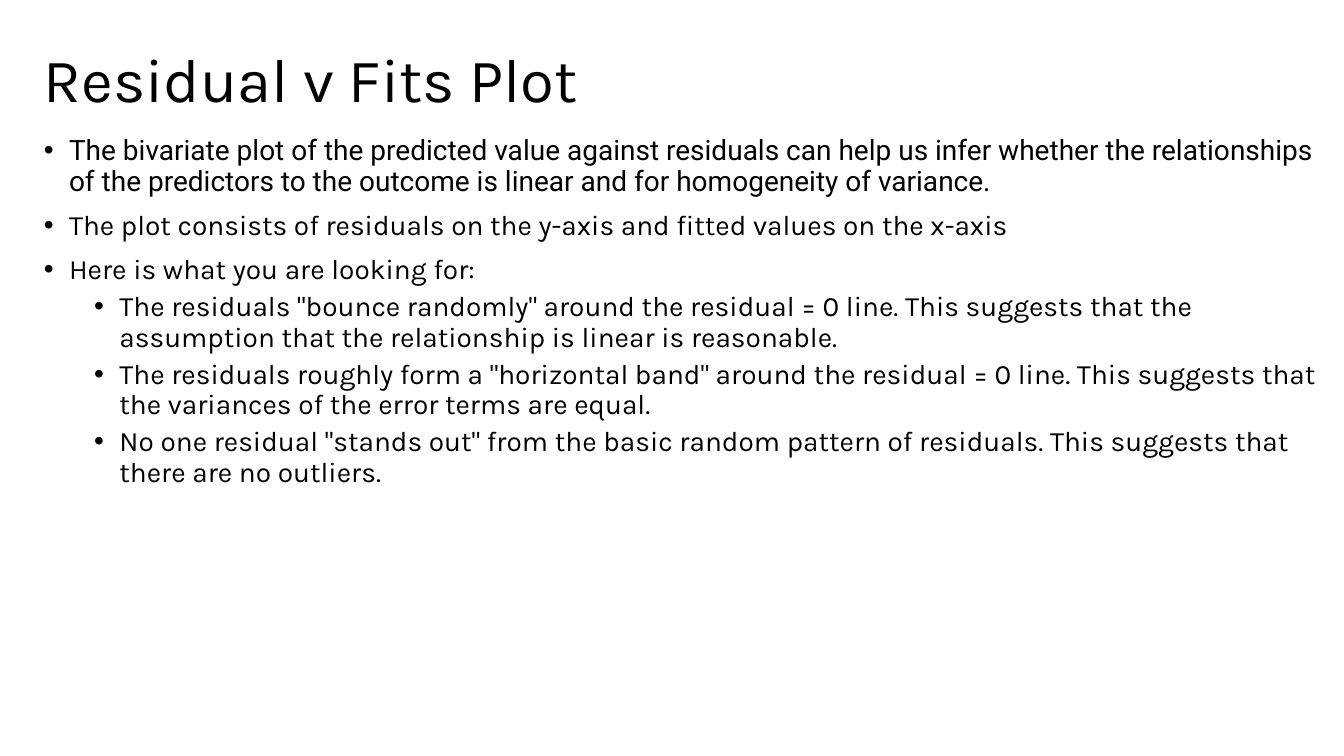
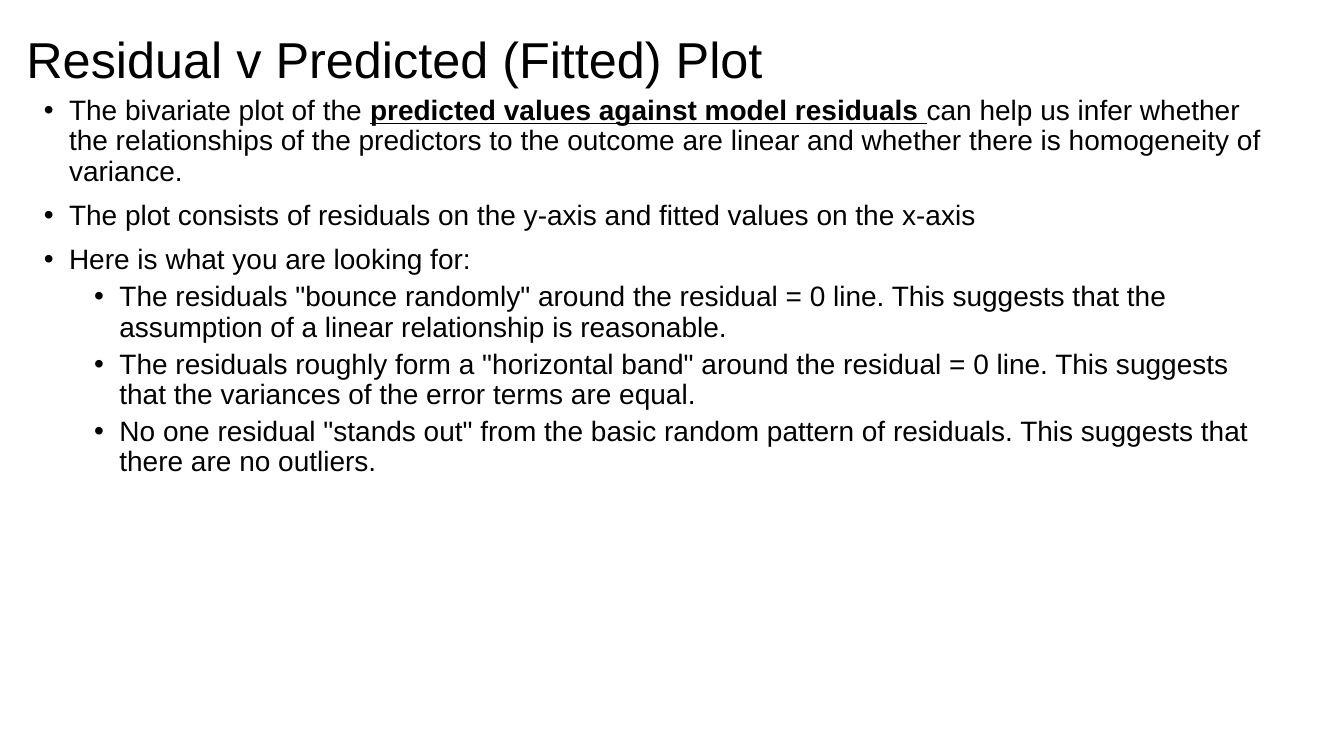
Before and after one commit to issues-osu/statsii-spring2026, a slide deck: slide 50 of slides/Effect_Sizes/Effect Size, Confidence Intervals, and Diagnostic.pptx (slide 38 before the commit). Drawn at 1344x756 pixels with LibreOffice and Linux fonts; fonts in the diff are those of the drawing. Boxes give left, top, right and bottom in pixels: in the first picture for what was removed or moved away, otherwise in the second. Text is boxed around its words. In the diff, an @@ line names an element or a change of style, - is before the commit and + after.

```diff
--- a/slides/Effect_Sizes/Effect Size, Confidence Intervals, and Diagnostic.pptx
+++ b/slides/Effect_Sizes/Effect Size, Confidence Intervals, and Diagnostic.pptx
@@ title at (26, 41, 763, 88): text changed; size 44 to 36 pt; font Karla to Arial @@
-Residual v Fits Plot
+Residual v Predicted (Fitted) Plot
@@ text "The bivariate plot of the ...": place and size @@
-text "The bivariate plot of the ..." at (69, 138, 1315, 483)
+text "The bivariate plot of the ..." at (69, 99, 1260, 472)
@@ text at (69, 99, 1260, 182): text changed; font Roboto to Arial @@
-• The bivariate plot of the predicted value against residuals can help us infer whether the relationships of the predictors to the outcome is linear and for homogeneity of variance.
+• The bivariate plot of the predicted values against model residuals can help us infer whether the relationships of the predictors to the outcome are linear and whether there is homogeneity of variance.
@@ text at (69, 204, 1248, 472): font Karla to Arial in "The plot consists of residuals on the ...", "Here is what you are looking for:", "The residuals roughly form a "horizontal band" ...", "No one residual "stands out" from the ..." @@
@@ text at (119, 285, 1166, 342): text changed; font Karla to Arial @@
-  • The residuals "bounce randomly" around the residual = 0 line. This suggests that the assumption that the relationship is linear is reasonable.
+  • The residuals "bounce randomly" around the residual = 0 line. This suggests that the assumption of a linear relationship is reasonable.
```
Also in this commit, not shown: 51 other slides changed, 37 slides added, 32 slides removed, 7 other files.
